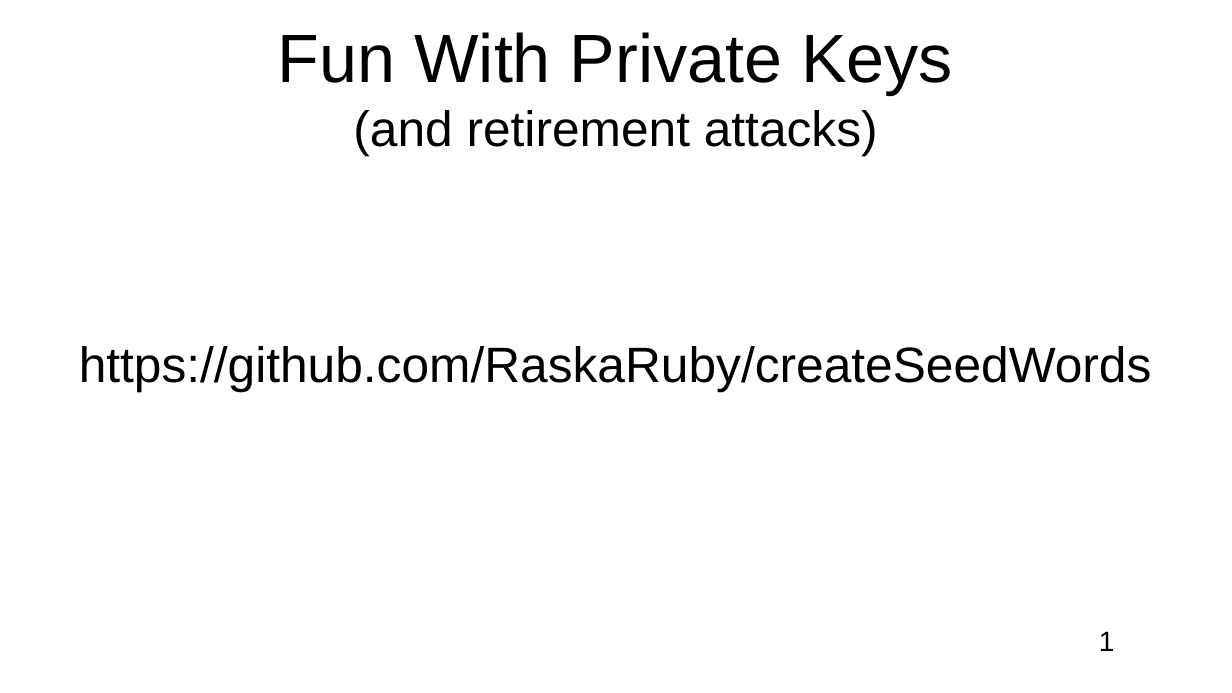
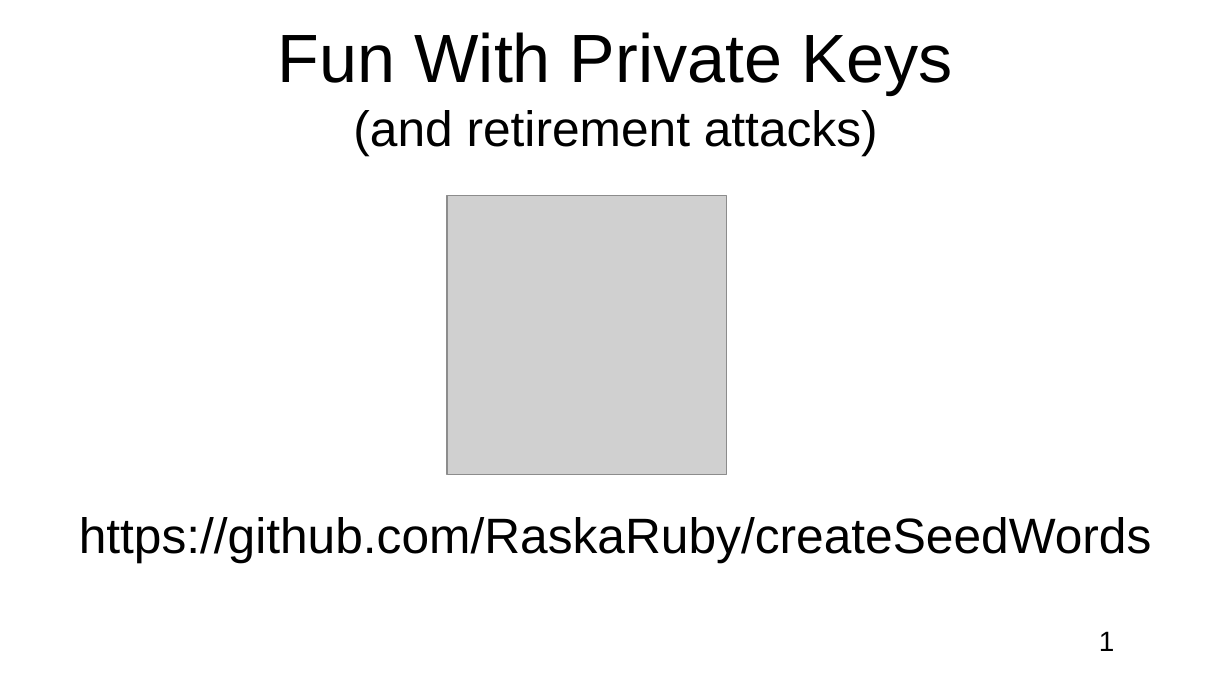
Before and after one commit to RaskaRuby/createSeedWords, a slide deck: slide 1 of slideShow.odp. Drawn at 1232x693 pixels with LibreOffice and Linux fonts; fonts in the diff are those of the drawing; grey boxes stand for pictures. Boxes give left, top, right and bottom in pixels: in the first picture for what was removed or moved away, otherwise in the second. Text is boxed around its words. In the diff, an @@ line names an element or a change of style, - is before the commit and + after.

```diff
--- a/slideShow.odp
+++ b/slideShow.odp
@@ text "https://github.com/RaskaRuby/createSeedWords" at [79,517,1152,563]: vertical alignment middle to bottom @@
@@ picture added at [447,196,727,475] @@
```
Also in this commit, not shown: 2 other slides changed.
